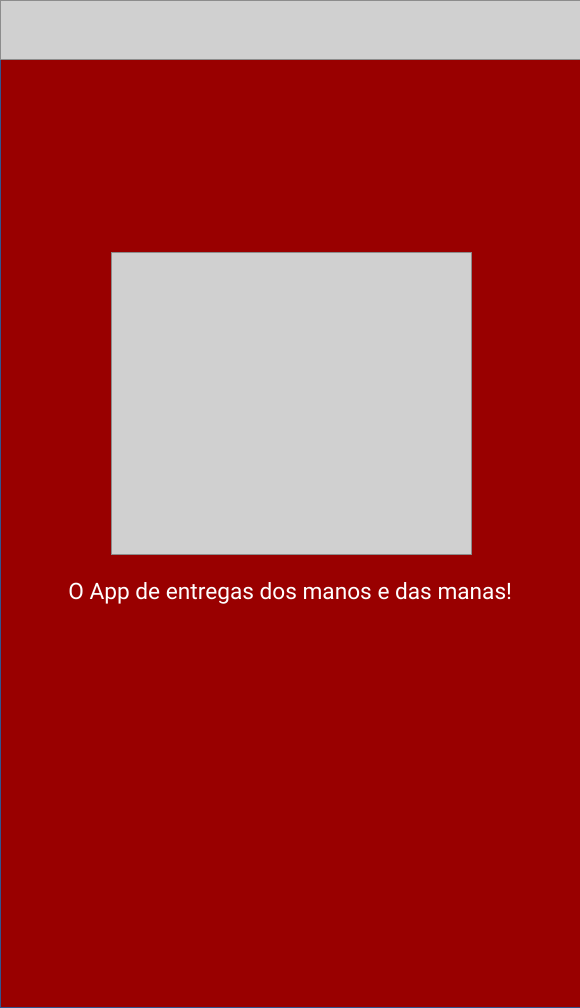
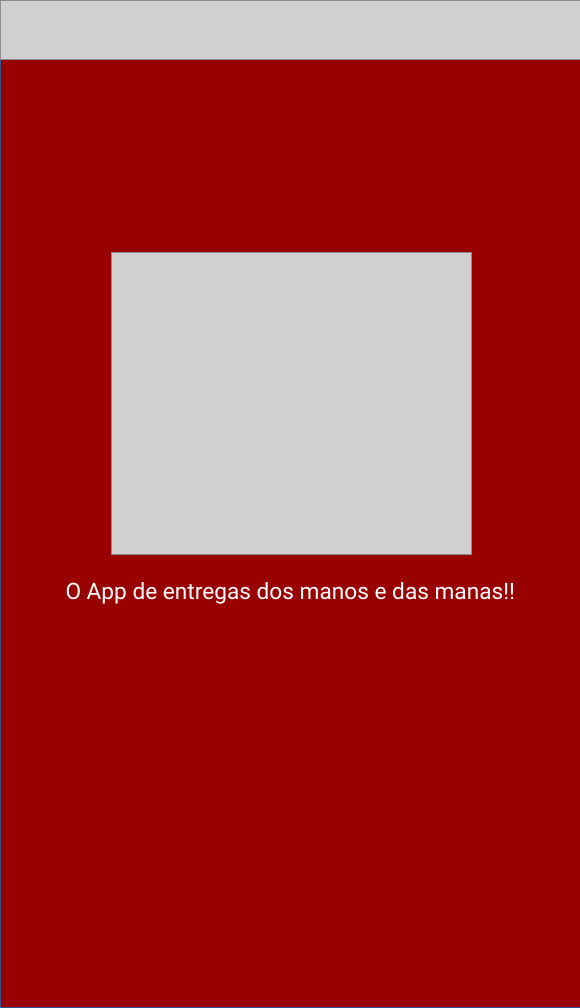
Before and after one commit to ramedso/prototipagem, a slide deck: slide 1 of NaQuebrada (1).pptx. Drawn at 580x1008 pixels with LibreOffice and Linux fonts; fonts in the diff are those of the drawing; grey boxes stand for pictures; background and template pictures are left out; a plain dark background stands for a picture behind light text. Boxes give left, top, right and bottom in pixels: in the first picture for what was removed or moved away, otherwise in the second. Text is boxed around its words. In the diff, an @@ line names an element or a change of style, - is before the commit and + after.

Commit message:
adicionado !

```diff
--- a/NaQuebrada (1).pptx
+++ b/NaQuebrada (1).pptx
@@ text at [66,582,515,604]: text changed @@
-O App de entregas dos manos e das manas!
+O App de entregas dos manos e das manas!!
```
